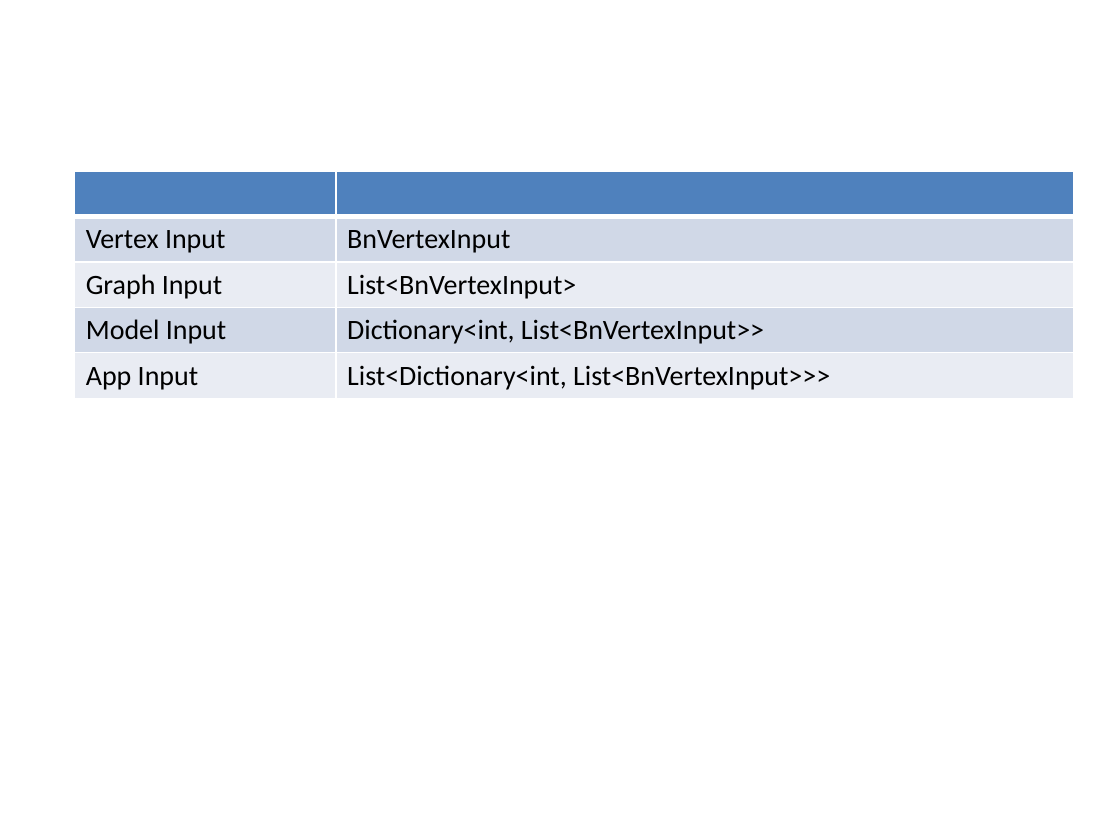
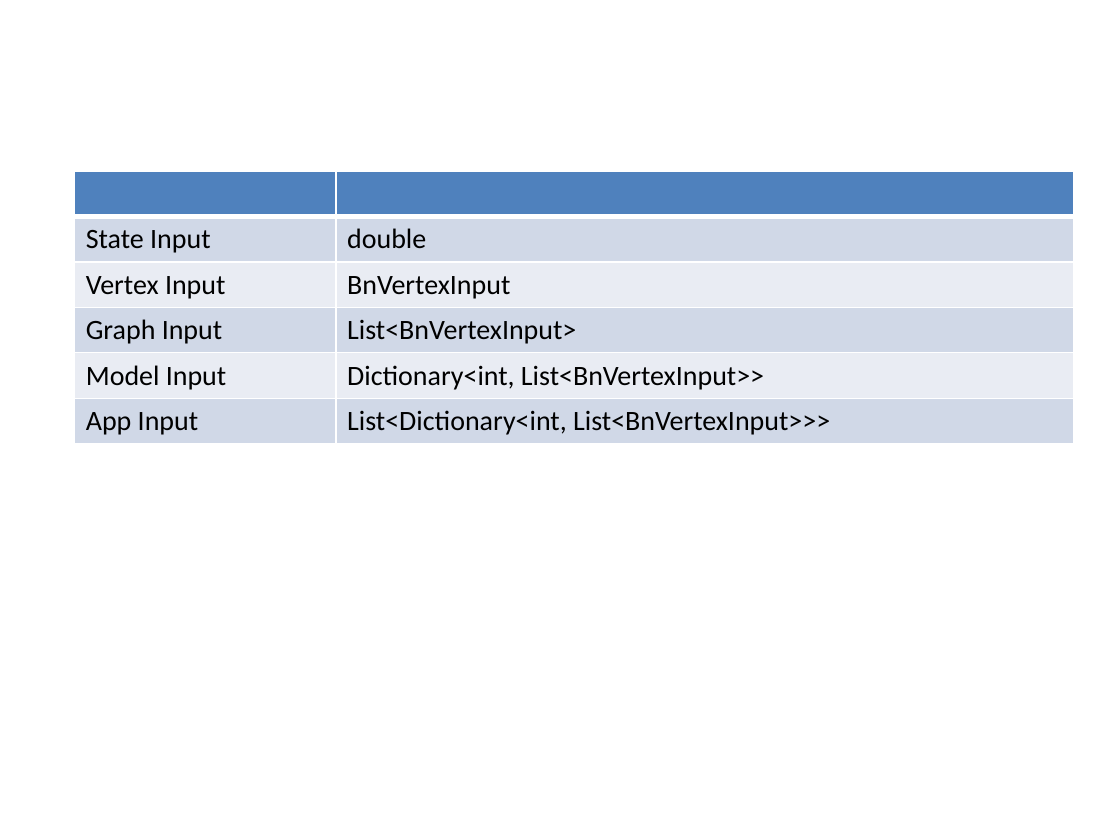
Before and after one commit to sandy70/Marv, a slide deck: slide 1 of Docs/MarvInputs.pptx. Drawn at 1120x840 pixels with LibreOffice and Linux fonts; fonts in the diff are those of the drawing. Boxes give left, top, right and bottom in pixels: in the first picture for what was removed or moved away, otherwise in the second. Text is boxed around its words. In the diff, an @@ line names an element or a change of style, - is before the commit and + after.

Commit message:
New definition of MarvInputs.

```diff
--- a/Docs/MarvInputs.pptx
+++ b/Docs/MarvInputs.pptx
@@ table at (75,171,1073,444) @@
+row 2: State Input | double
```
Also in this commit, not shown: 2 slides added.
